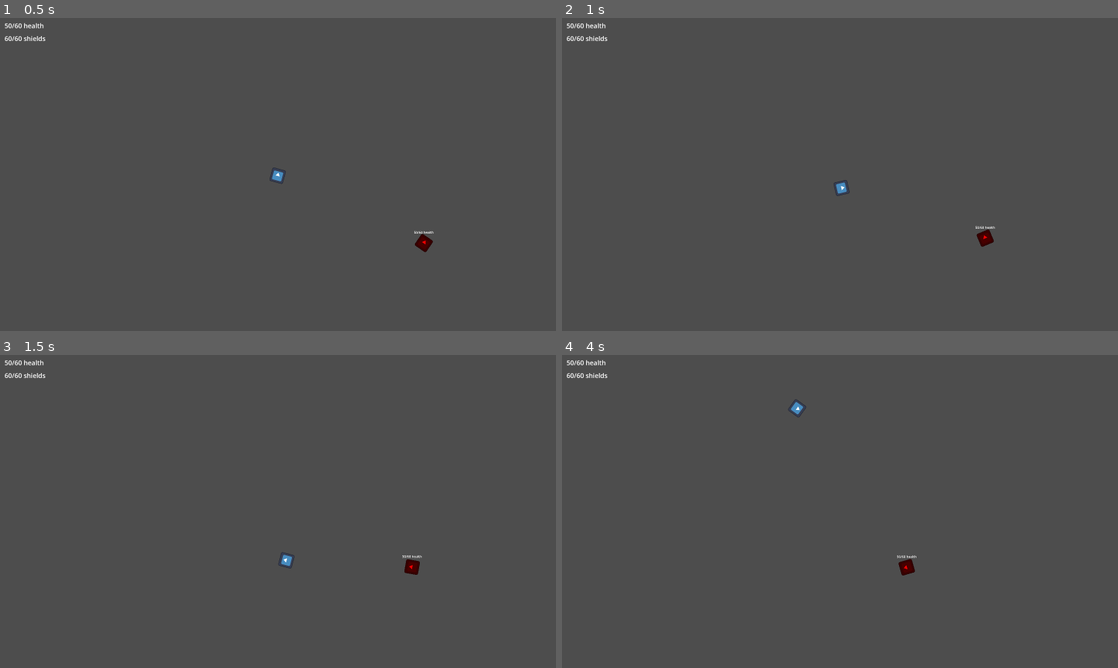
Above: before the commit, frames 1-4 (two rows, left to right).
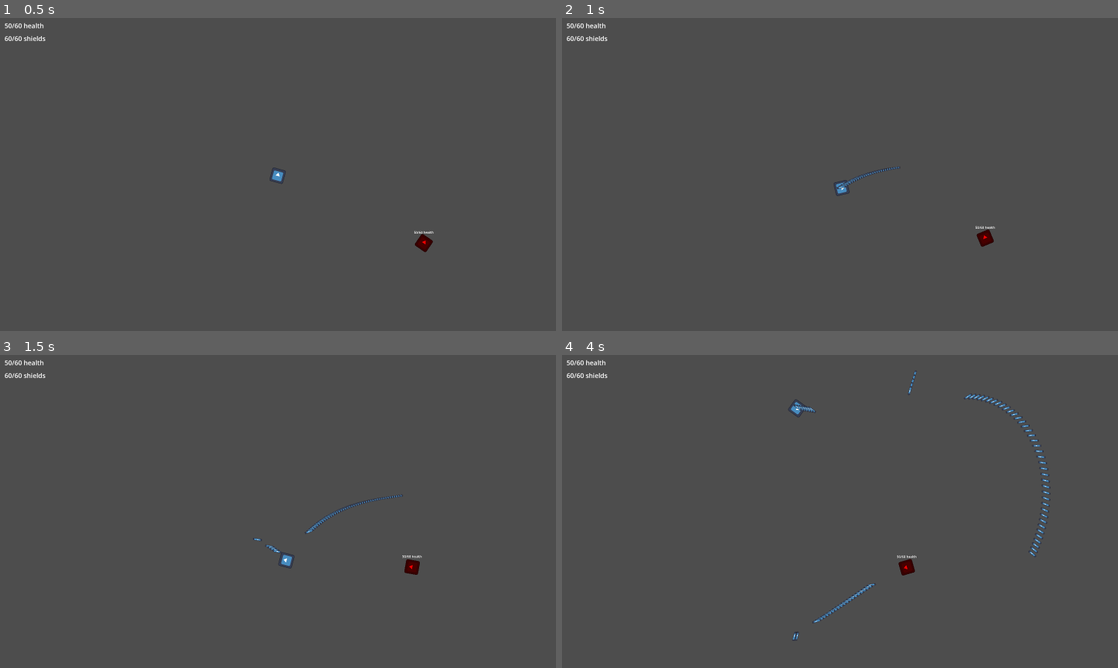
Above: after the commit, the same moments.

Repository: flappybird787/Nova-Pulse
Game: Godot game, scene res://scenes/test_scene.tscn
Two runs of this game, one before a commit and one after it. Both use one fixed random seed, a clock stepped at 60 frames per second and the inputs below. The engine's default icon, where the game draws it, is replaced by a stand-in: a white triangle on a blue panel in a dark square.
Inputs (mouse positions are in pixels of both pictures, inside the frame that each line leads up to):
- Up to frame 1 (0.5 s): no input
- Up to frame 2 (1 s): tap Enter at 0.5 s; move the mouse to (962, 158) at 0.52 s; hold D (move_right) from 0.53 s (still down); hold F (primary_attack, bound only after the commit) from 0.53 s (still down)
- Up to frame 3 (1.5 s): move the mouse to (166, 527) at 1.27 s; release D (move_right) at 1.28 s; release F (primary_attack, bound only after the commit) at 1.28 s; hold A (move_left) from 1.28 s (still down); tap F (primary_attack, bound only after the commit) at 1.35 s
- Up to frame 4 (4 s): move the mouse to (895, 442) at 2.02 s; release A (move_left) at 2.03 s; hold D (move_right) 2.03-2.78 s; hold F (primary_attack, bound only after the commit) 2.03-2.78 s; move the mouse to (812, 574) at 2.77 s; hold W (move_up) 2.78-3.53 s; tap F (primary_attack, bound only after the commit) at 2.85 s; move the mouse to (1006, 558) at 3.52 s; hold A (move_left) from 3.53 s (still down); hold F (primary_attack, bound only after the commit) from 3.53 s (still down)

Frame 1 is identical in both runs. In frame 2, less than 0.1% of the frame differs, in the area x 49-61%, y 47-55%; in frame 3, 0.2%; in frame 4, 0.5%, in the area x 41-88%, y 5-92%.

Commit message:
added a basic bullet, a component that instantiates an attack, and added the ability for the player to shoot and damage enemies

Diff:
--- /dev/null
+++ b/prefabs/bullet.tscn
@@ -0,0 +1,41 @@
+[gd_scene format=3 uid="uid://1w1yjyyiatuf"]
+
+[ext_resource type="Script" uid="uid://dqia84bm4e2ih" path="res://scripts/bullet.gd" id="1_lv25w"]
+[ext_resource type="Texture2D" uid="uid://biu7rr500qbyl" path="res://assets/icon.svg" id="2_7rc6x"]
+
+[sub_resource type="RectangleShape2D" id="RectangleShape2D_44iiu"]
+size = Vector2(20, 84)
+
+[node name="Bullet" type="CharacterBody2D" unique_id=1337109926]
+collision_layer = 0
+collision_mask = 0
+script = ExtResource("1_lv25w")
+
+[node name="CollisionShape2D" type="CollisionShape2D" parent="." unique_id=106435143]
+shape = SubResource("RectangleShape2D_44iiu")
+
+[node name="Sprite2D" type="Sprite2D" parent="." unique_id=1493556652]
+position = Vector2(-1.9073486e-06, -3.0398369e-06)
+scale = Vector2(0.15625, 0.65625)
+texture = ExtResource("2_7rc6x")
+
+[node name="Timer" type="Timer" parent="." unique_id=453438577]
+wait_time = 5.0
+autostart = true
+
+[node name="EnemyArea" type="Area2D" parent="." unique_id=1830245049]
+collision_layer = 0
+
+[node name="CollisionShape2D" type="CollisionShape2D" parent="EnemyArea" unique_id=936004793]
+shape = SubResource("RectangleShape2D_44iiu")
+
+[node name="PlayerArea" type="Area2D" parent="." unique_id=1035859050]
+collision_layer = 0
+collision_mask = 2
+
+[node name="CollisionShape2D" type="CollisionShape2D" parent="PlayerArea" unique_id=114436624]
+shape = SubResource("RectangleShape2D_44iiu")
+
+[connection signal="timeout" from="Timer" to="." method="_on_timer_timeout"]
+[connection signal="body_entered" from="EnemyArea" to="." method="_on_enemy_area_body_entered"]
+[connection signal="body_entered" from="PlayerArea" to="." method="_on_player_area_body_entered"]
--- a/prefabs/enemy_ship_base.tscn
+++ b/prefabs/enemy_ship_base.tscn
@@ -1,5 +1,6 @@
 [gd_scene format=3 uid="uid://c73jwn315phf8"]
 
+[ext_resource type="Script" uid="uid://ctutk1j64rj07" path="res://scripts/enemy_ship_base.gd" id="1_a71dp"]
 [ext_resource type="Texture2D" uid="uid://biu7rr500qbyl" path="res://assets/icon.svg" id="1_k5pqm"]
 [ext_resource type="Script" uid="uid://ct2r43bt8hjni" path="res://scripts/components/ship_data_component.gd" id="2_lxkpm"]
 [ext_resource type="Script" uid="uid://1xb3hjxq8u07" path="res://scripts/components/map_edge_overflow_component.gd" id="3_i12am"]
@@ -16,9 +17,11 @@
 [sub_resource type="CircleShape2D" id="CircleShape2D_i12am"]
 radius = 3252.5996
 
-[node name="enemy_ship_base" type="CharacterBody2D" unique_id=1776559298]
+[node name="enemy_ship_base" type="CharacterBody2D" unique_id=1776559298 node_paths=PackedStringArray("health_component")]
 collision_layer = 37
 collision_mask = 5
+script = ExtResource("1_a71dp")
+health_component = NodePath("HealthComponent")
 
 [node name="Sprite2D" type="Sprite2D" parent="." unique_id=333681641]
 modulate = Color(1, 0, 0, 1)
--- a/prefabs/player_ship.tscn
+++ b/prefabs/player_ship.tscn
@@ -6,6 +6,7 @@
 [ext_resource type="Script" uid="uid://ct2r43bt8hjni" path="res://scripts/components/ship_data_component.gd" id="3_fto5i"]
 [ext_resource type="Script" uid="uid://1xb3hjxq8u07" path="res://scripts/components/map_edge_overflow_component.gd" id="4_iwps3"]
 [ext_resource type="Script" uid="uid://c4mljycdd8vir" path="res://scripts/components/health_component.gd" id="5_fto5i"]
+[ext_resource type="Script" uid="uid://cbagpr7b1t6bb" path="res://scripts/components/attack_instantiator_component.gd" id="7_xkgcq"]
 
 [sub_resource type="RectangleShape2D" id="RectangleShape2D_yfrvl"]
 size = Vector2(128, 128)
@@ -25,10 +26,11 @@
 [node name="CollisionShape2D" type="CollisionShape2D" parent="." unique_id=85070103]
 shape = SubResource("RectangleShape2D_yfrvl")
 
-[node name="PlayerShipControllerComponent" type="Node" parent="." unique_id=573145881 node_paths=PackedStringArray("ship_data_component", "ship_body")]
+[node name="PlayerShipControllerComponent" type="Node" parent="." unique_id=573145881 node_paths=PackedStringArray("ship_data_component", "ship_body", "attack_instantiator_component")]
 script = ExtResource("2_iwps3")
 ship_data_component = NodePath("../ShipDataComponent")
 ship_body = NodePath("..")
+attack_instantiator_component = NodePath("../AttackInstantiatorComponent")
 
 [node name="ShipDataComponent" type="Node" parent="." unique_id=1005858283]
 script = ExtResource("3_fto5i")
@@ -92,5 +94,13 @@
 theme_override_font_sizes/font_size = 30
 text = "test"
 
+[node name="AttackInstantiatorComponent" type="Node" parent="." unique_id=1909240710 node_paths=PackedStringArray("attack_point")]
+script = ExtResource("7_xkgcq")
+attack_point = NodePath("../AttackPoint")
+type = "PLAYER"
+
+[node name="AttackPoint" type="Marker2D" parent="." unique_id=1700526706]
+rotation = -1.5707964
+
 [connection signal="area_entered" from="MapEdgeOverflowAreaX" to="MapEdgeOverflowComponent" method="on_map_edge_overlap_x"]
 [connection signal="area_entered" from="MapEdgeOverflowAreaY" to="MapEdgeOverflowComponent" method="on_map_edge_overlap_y"]
--- a/project.godot
+++ b/project.godot
@@ -44,6 +44,12 @@
 , Object(InputEventKey,"resource_local_to_scene":false,"resource_name":"","device":-1,"window_id":0,"alt_pressed":false …(186 unchanged characters)…
 ]
 }
+primary_attack={
+"deadzone": 0.2,
+"events": [Object(InputEventKey,"resource_local_to_scene":false,"resource_name":"","device":-1,"window_id":0,"alt_pressed":false,"shift_pressed":false,"ctrl_pressed":false,"meta_pressed":false,"pressed":false,"keycode":0,"physical_keycode":70,"key_label":0,"unicode":102,"location":0,"echo":false,"script":null)
+, Object(InputEventMouseButton,"resource_local_to_scene":false,"resource_name":"","device":-1,"window_id":0,"alt_pressed":false,"shift_pressed":false,"ctrl_pressed":false,"meta_pressed":false,"button_mask":1,"position":Vector2(1310, 38),"global_position":Vector2(1329, 134),"factor":1.0,"button_index":1,"canceled":false,"pressed":true,"double_click":false,"script":null)
+]
+}
 
 [layer_names]
 
--- /dev/null
+++ b/scripts/bullet.gd
@@ -0,0 +1,36 @@
+extends CharacterBody2D
+class_name Bullet
+
+@export var damage = 0
+
+@export var speed = 0
+
+## set this to PLAYER or ENEMY
+@export var type : String
+
+func _physics_process(delta: float) -> void:
+	velocity = transform.y * speed
+
+	move_and_slide()
+
+
+func _on_timer_timeout() -> void:
+	queue_free()
+
+
+func _on_player_area_body_entered(body: Node2D) -> void:
+	if type == "ENEMY":
+		print("hit the player")
+
+		body.health_component.health -= damage
+
+		queue_free()
+
+
+func _on_enemy_area_body_entered(body: Node2D) -> void:
+	if type == "PLAYER":
+		print("hit an enemy")
+
+		body.health_component.health -= damage
+
+		queue_free()
--- /dev/null
+++ b/scripts/components/attack_instantiator_component.gd
@@ -0,0 +1,17 @@
+extends Node
+class_name AttackInstantiatorComponent
+
+@export var attack : PackedScene = load("res://prefabs/bullet.tscn")
+
+@export var attack_point : Marker2D
+
+## set this to ENEMY for fired from an enemy or PLAYER for fired from the player
+@export var type : String
+
+func instantiate_attack():
+	var a = attack.instantiate()
+	add_child(a)
+	a.transform = attack_point.global_transform
+	a.speed = 1200
+	a.damage = 1
+	a.type = type
--- a/scripts/components/player_ship_controller_component.gd
+++ b/scripts/components/player_ship_controller_component.gd
@@ -6,19 +6,20 @@
 ## the characterbody2d of the ship
 @export var ship_body : CharacterBody2D
 
+@export var attack_instantiator_component : AttackInstantiatorComponent
+
 var velocity : Vector2
 
 func _physics_process(delta: float) -> void:
 	get_player_input()
 
-
 	dampen_velocity(delta)
 
 	limit_velocity(ship_data_component.ship_speed)
 
-
 	ship_body.velocity = velocity
 	ship_body.move_and_slide()
+
 
 func get_player_input():
 	# 1. Rotate the ship to face the mouse first
@@ -44,6 +45,9 @@
 	# 4. Apply acceleration
 	velocity += move_dir * ship_data_component.ship_acceleration
 
+	if Input.is_action_pressed("primary_attack"):
+		attack_instantiator_component.instantiate_attack()
+
 func limit_velocity(max_velocity):
 	if velocity.x > max_velocity:
 		velocity.x = max_velocity
--- /dev/null
+++ b/scripts/enemy_ship_base.gd
@@ -0,0 +1,3 @@
+extends CharacterBody2D
+
+@export var health_component : HealthComponent
Not shown, added: scripts/bullet.gd.uid
Not shown, added: scripts/components/attack_instantiator_component.gd.uid
Not shown, added: scripts/enemy_ship_base.gd.uid
